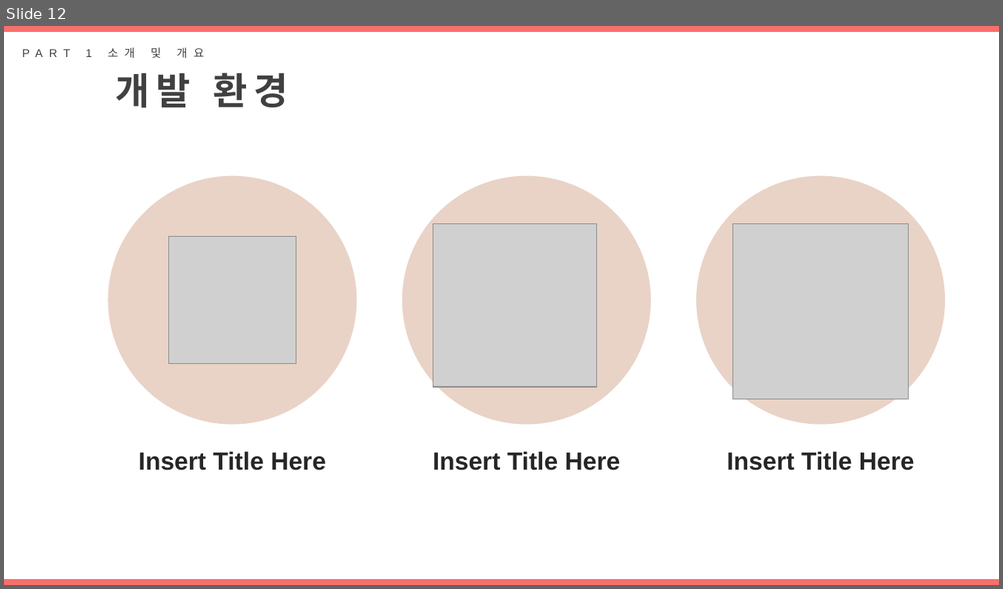
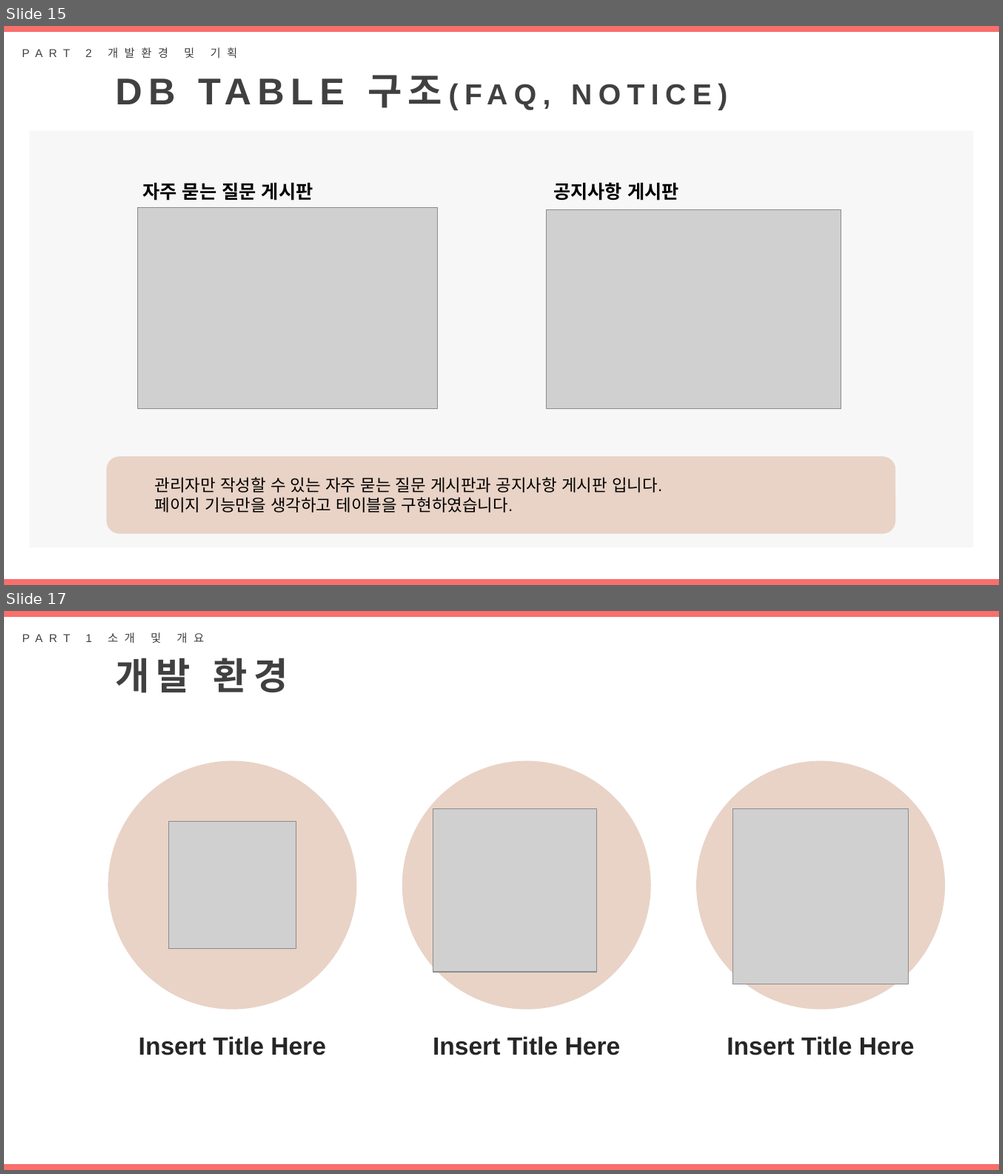
Before and after one commit to DAnomaly/SHOESFLY, a slide deck: project/B조_프로젝트_SHOEFLY.pptx. Shown one above the other, each under a label of ours: slide 12 before the commit, slides 15 and 17 after it; the slides between them are not shown. The pictures are 1003x589 and 1003x1174 pixels, drawn with LibreOffice and Linux fonts; fonts in the diff are those of the drawing; grey boxes stand for pictures. Boxes give left, top, right and bottom in pixels: in the first picture for what was removed or moved away, otherwise in the second. Text is boxed around its words. In the diff, an @@ line names an element or a change of style, - is before the commit and + after.

```diff
--- a/project/B조_프로젝트_SHOEFLY.pptx
+++ b/project/B조_프로젝트_SHOEFLY.pptx
@@ slide 15 added at (x1=4, y1=26, x2=999, y2=585), background #FFFFFF @@
@@ rectangle added at (x1=4, y1=26, x2=999, y2=32), fill #F86F6C @@
@@ text added at (x1=85, y1=47, x2=237, y2=58), 11 pt, text #404040 @@
+PART 2 개발환경 및 기획
@@ text added at (x1=367, y1=75, x2=442, y2=108), 28 pt, text #404040, bold @@
+DB TABLE 구조(FAQ, NOTICE)
@@ rectangle added at (x1=29, y1=131, x2=973, y2=548), fill #F7F7F7 @@
@@ text added at (x1=143, y1=183, x2=313, y2=201), 18 pt, text #000000, bold @@
+자주 묻는 질문 게시판
@@ text added at (x1=553, y1=182, x2=679, y2=201), 18 pt, text #000000, bold @@
+공지사항 게시판
@@ picture added at (x1=137, y1=208, x2=438, y2=409) @@
@@ picture added at (x1=546, y1=210, x2=840, y2=409) @@
@@ rounded rectangle added at (x1=106, y1=457, x2=895, y2=535), fill #E9D3C6, 16 pt, text #000000 @@
+  관리자만 작성할 수 있는 자주 묻는 질문 게시판과 공지사항 게시판 입니다.
+  페이지 기능만을 생각하고 테이블을 구현하였습니다.
@@ rectangle added at (x1=4, y1=580, x2=999, y2=585), fill #F86F6C @@
@@ what was slide 12 is now slide 17 @@
```
Also in this commit, not shown: 2 slides changed, 4 other slides added.
